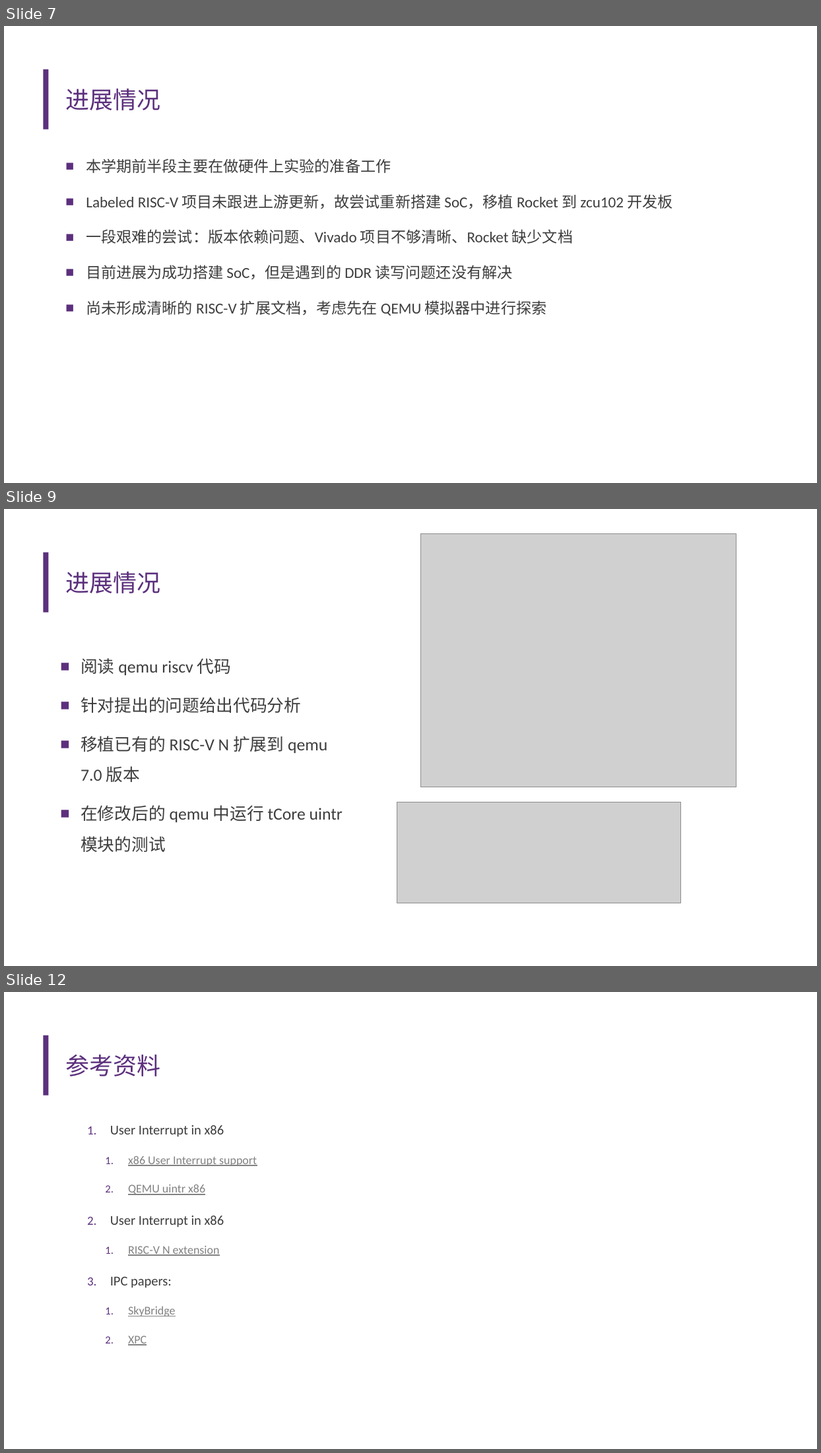
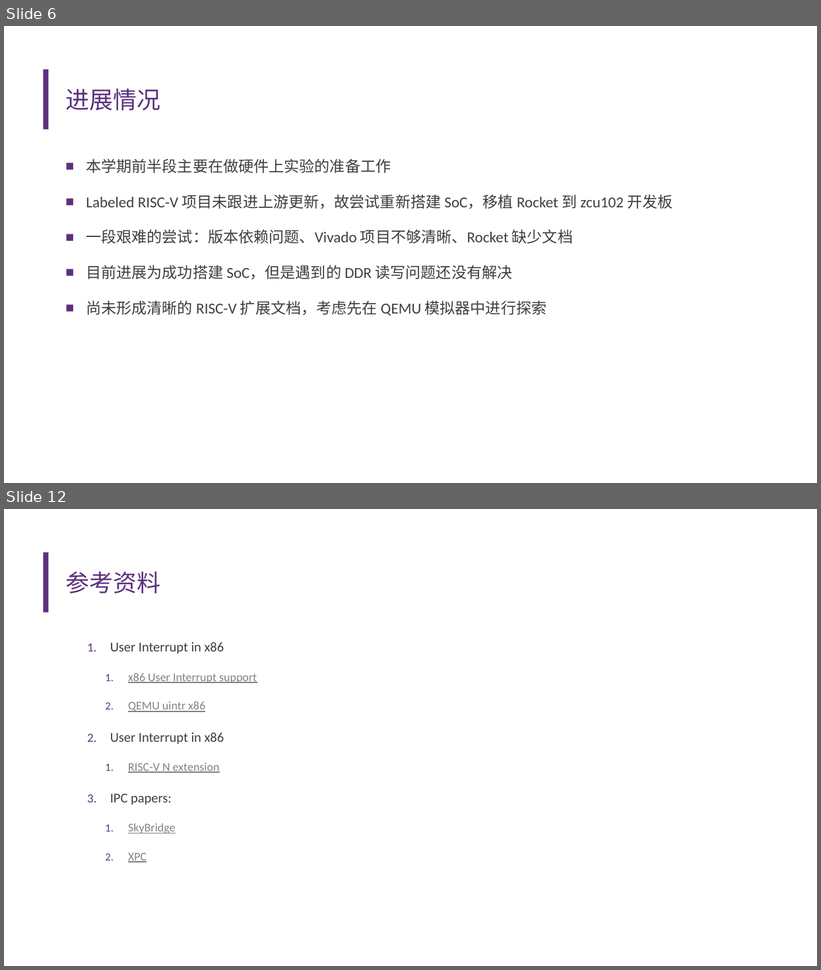
Before and after one commit to U-interrupt/uintr, a slide deck: doc/开题报告.pptx. Shown one above the other, each under a label of ours: slides 7, 9 and 12 before the commit, slides 6 and 12 after it; the slides between them are not shown. The pictures are 821x1453 and 821x970 pixels, drawn with LibreOffice and Linux fonts; fonts in the diff are those of the drawing; grey boxes stand for pictures; background and template pictures are left out. Boxes give left, top, right and bottom in pixels: in the first picture for what was removed or moved away, otherwise in the second. Text is boxed around its words. In the diff, an @@ line names an element or a change of style, - is before the commit and + after.

```diff
--- a/doc/开题报告.pptx
+++ b/doc/开题报告.pptx
@@ slide 9 removed at (4,509,817,966), background #FFFFFF; not listed: 1 template element that a slide beside it also shows @@
@@ picture removed at (420,534,737,788) @@
@@ title removed at (66,572,161,593) @@
-进展情况
@@ text removed at (81,658,343,852) @@
-■ 阅读 qemu riscv 代码
-■ 针对提出的问题给出代码分析
-■ 移植已有的 RISC-V N 扩展到 qemu 7.0 版本
-■ 在修改后的 qemu 中运行 tCore uintr 模块的测试
@@ picture removed at (397,803,681,904) @@
@@ what was slide 7 is now slide 6 @@
```
Also in this commit, not shown: 7 slides changed, 1 slide added.
